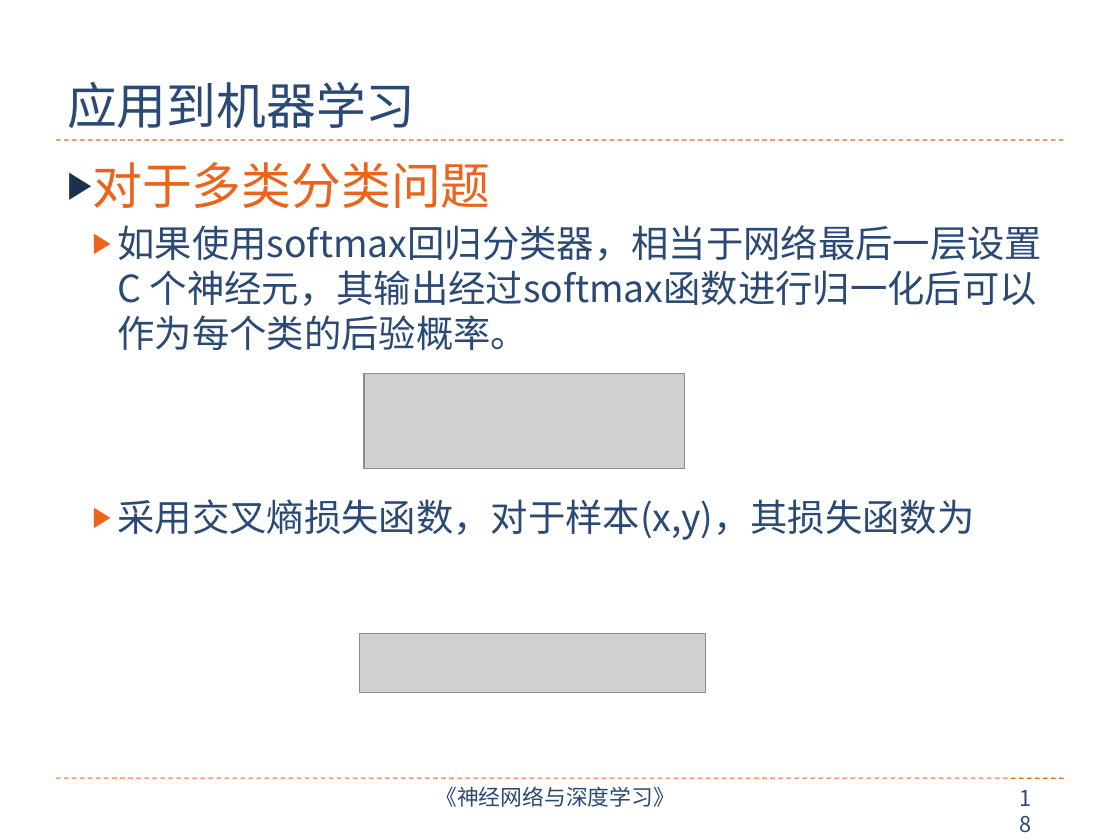
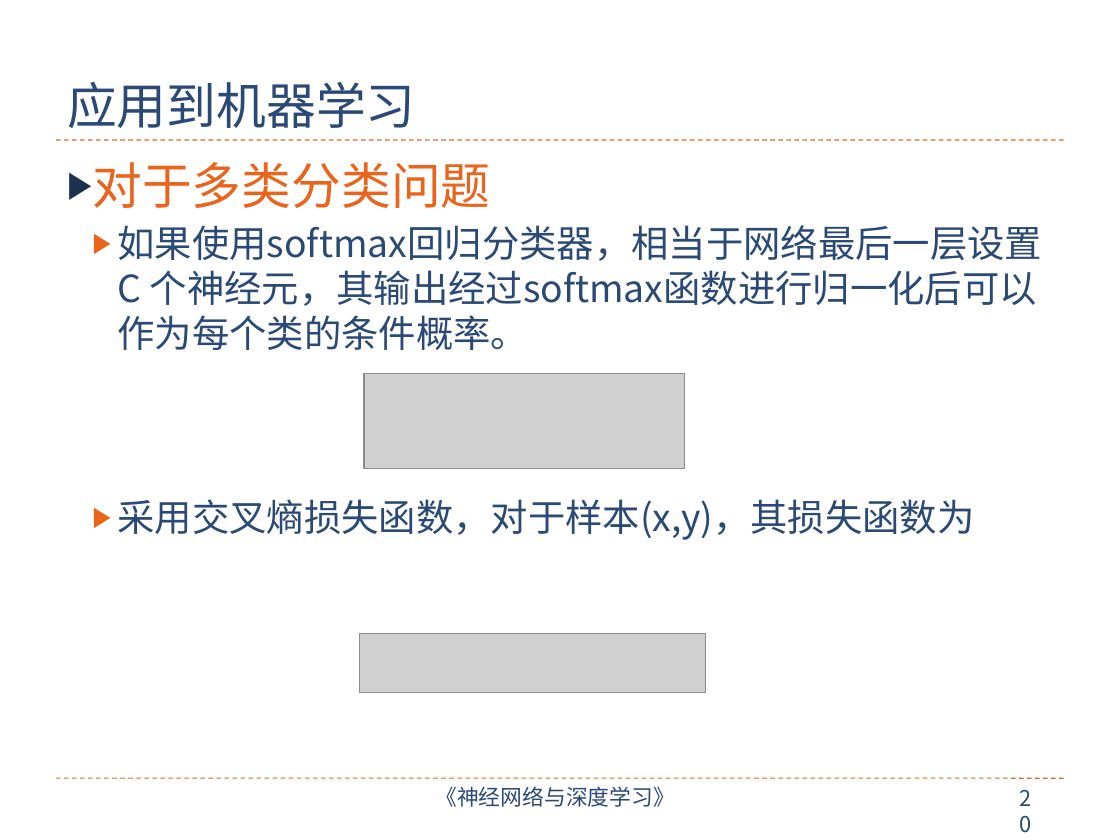
Before and after one commit to nndl/nndl.github.io, a slide deck: slide 20 of ppt/chap-前馈神经网络.pptx (slide 18 before the commit). Drawn at 1120x840 pixels with LibreOffice and Linux fonts; fonts in the diff are those of the drawing; grey boxes stand for pictures. Boxes give left, top, right and bottom in pixels: in the first picture for what was removed or moved away, otherwise in the second. Text is boxed around its words. In the diff, an @@ line names an element or a change of style, - is before the commit and + after.

```diff
--- a/ppt/chap-前馈神经网络.pptx
+++ b/ppt/chap-前馈神经网络.pptx
@@ text at [118,225,1043,350]: text changed @@
-  ▶ 如果使用softmax回归分类器，相当于网络最后一层设置C 个神经元，其输出经过softmax函数进行归一化后可以作为每个类的后验概率。
+  ▶ 如果使用softmax回归分类器，相当于网络最后一层设置C 个神经元，其输出经过softmax函数进行归一化后可以作为每个类的条件概率。
@@ page number at [1008,780,1054,818]: text changed @@
-18
+20
```
Also in this commit, not shown: 7 other slides changed, 5 slides added.
